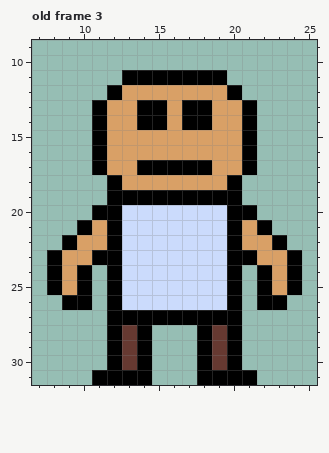
Two versions of one pixel-art file, LD35/impact/media/base.ase. This is how it looked before the edit.
32x32 pixels, 5 frames. Shown: old frame 3: x 7..25, y 9..31. The commit also changed other frames, which this record leaves out.
Once edited:
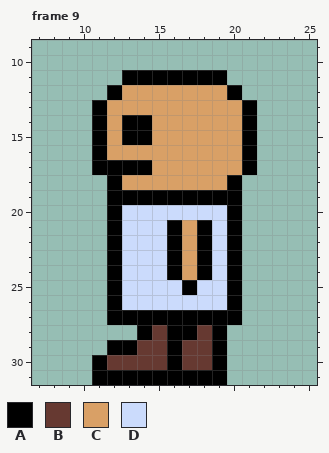
Palette (. is transparent): A #000000  B #663931  C #d9a066  D #cbdbfc
A new or re-ordered frame is compared with the old frame closest to it.
From the commit log: Basic Anims
The exact change:
{"change": "frames 5 -> 12"}
{"where": "frame 9 is new; against old frame 3, layer \"Layer 1\""}
{"frame":9,"y":13,"x":14,"old":"AA","new":"CC"}
{"frame":9,"y":13,"x":17,"old":"AA","new":"CC"}
{"frame":9,"y":14,"x":13,"old":"C","new":"A"}
{"frame":9,"y":14,"x":15,"old":"A","new":"C"}
{"frame":9,"y":14,"x":17,"old":"AA","new":"CC"}
{"frame":9,"y":15,"x":13,"old":"CC","new":"AA"}
{"frame":9,"y":17,"x":12,"old":"CC","new":"AA"}
{"frame":9,"y":17,"x":15,"old":"AAAA","new":"CCCC"}
{"frame":9,"y":20,"x":11,"old":"A","new":"."}
{"frame":9,"y":20,"x":21,"old":"A","new":"."}
{"frame":9,"y":21,"x":10,"old":"AC","new":".."}
{"frame":9,"y":21,"x":16,"old":"DDD","new":"ACA"}
{"frame":9,"y":21,"x":21,"old":"CA","new":".."}
{"frame":9,"y":22,"x":9,"old":"ACC","new":"..."}
{"frame":9,"y":22,"x":16,"old":"DDD","new":"ACA"}
{"frame":9,"y":22,"x":21,"old":"CCA","new":"..."}
{"frame":9,"y":23,"x":8,"old":"ACCA","new":"...."}
{"frame":9,"y":23,"x":16,"old":"DDD","new":"ACA"}
{"frame":9,"y":23,"x":21,"old":"ACCA","new":"...."}
{"frame":9,"y":24,"x":8,"old":"ACA","new":"..."}
{"frame":9,"y":24,"x":16,"old":"DDD","new":"ACA"}
{"frame":9,"y":24,"x":22,"old":"ACA","new":"..."}
{"frame":9,"y":25,"x":8,"old":"ACA","new":"..."}
{"frame":9,"y":25,"x":17,"old":"D","new":"A"}
{"frame":9,"y":25,"x":22,"old":"ACA","new":"..."}
{"frame":9,"y":26,"x":9,"old":"AA","new":".."}
{"frame":9,"y":26,"x":22,"old":"AA","new":".."}
{"frame":9,"y":28,"x":12,"old":"AB","new":".."}
{"frame":9,"y":28,"x":15,"old":"...ABA","new":"BAABA."}
{"frame":9,"y":29,"x":13,"old":"BA...ABA","new":"ABBABBA."}
{"frame":9,"y":30,"x":11,"old":".A","new":"AB"}
{"frame":9,"y":30,"x":14,"old":"A...ABA","new":"BBABBA."}
{"frame":9,"y":31,"x":15,"old":"...","new":"AAA"}
{"frame":9,"y":31,"x":20,"old":"AA","new":".."}
